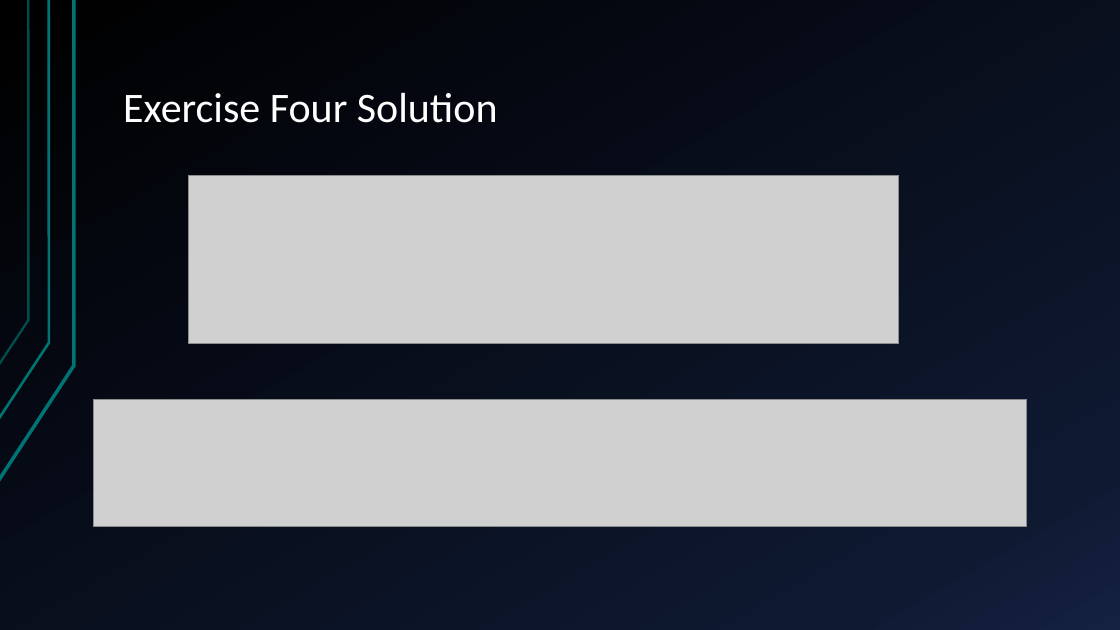
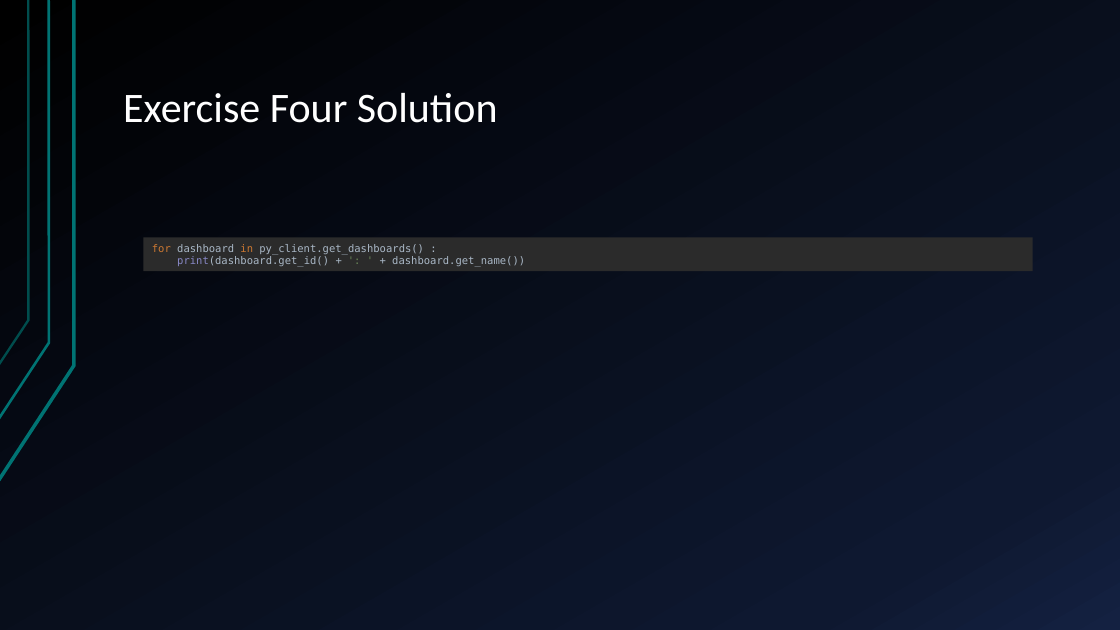
Before and after one commit to nathangiusti/PySense, a slide deck: slide 27 of PySenseTutorial.pptx. Drawn at 1120x630 pixels with LibreOffice and Linux fonts; fonts in the diff are those of the drawing; grey boxes stand for pictures. Boxes give left, top, right and bottom in pixels: in the first picture for what was removed or moved away, otherwise in the second. Text is boxed around its words. In the diff, an @@ line names an element or a change of style, - is before the commit and + after.

```diff
--- a/PySenseTutorial.pptx
+++ b/PySenseTutorial.pptx
@@ picture removed at <box>189,175,899,344</box> @@
@@ rectangle added at <box>144,238,1033,271</box>, fill #2B2B2B, 9 pt, text #A9B7C6 @@
+for dashboard in py_client.get_dashboards() :
+print(dashboard.get_id() + ': ' + dashboard.get_name())
@@ picture removed at <box>93,399,1027,527</box> @@
```
Also in this commit, not shown: 7 other slides changed, 1 slide added, 1 slide removed, 2 other files.
